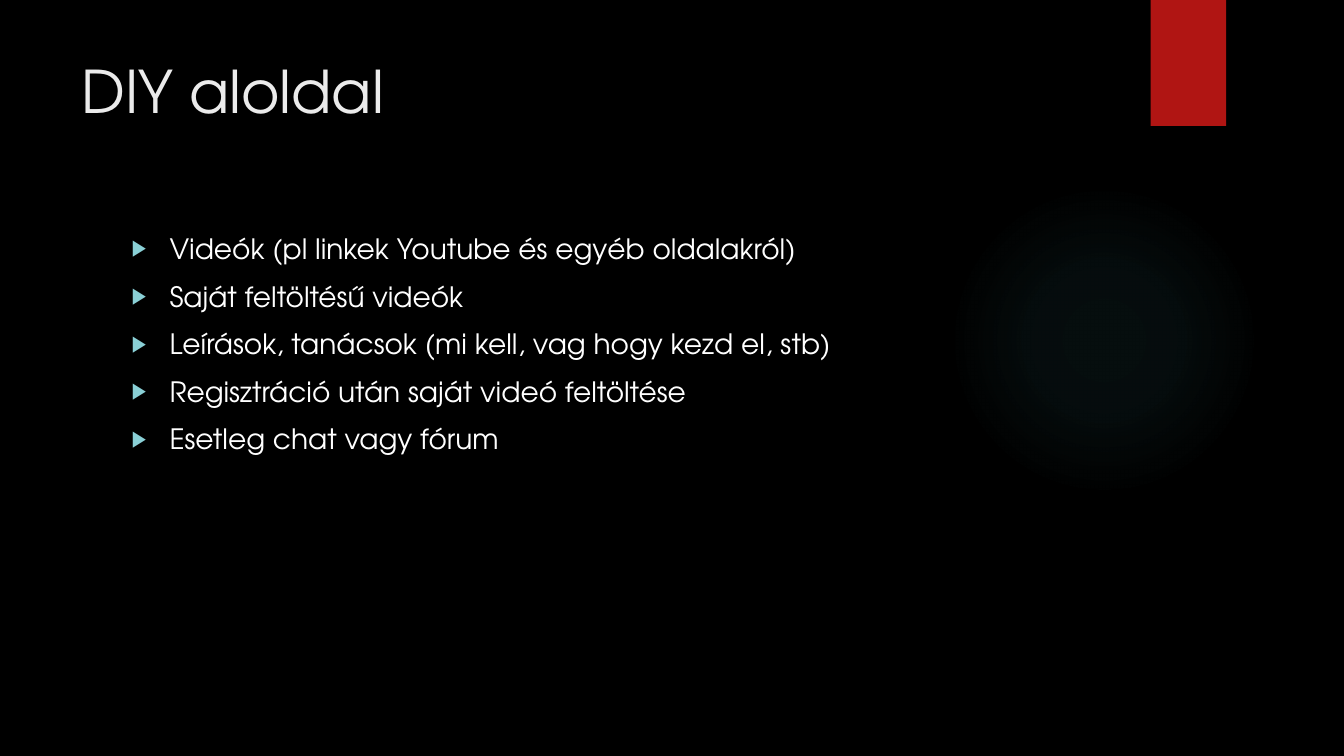
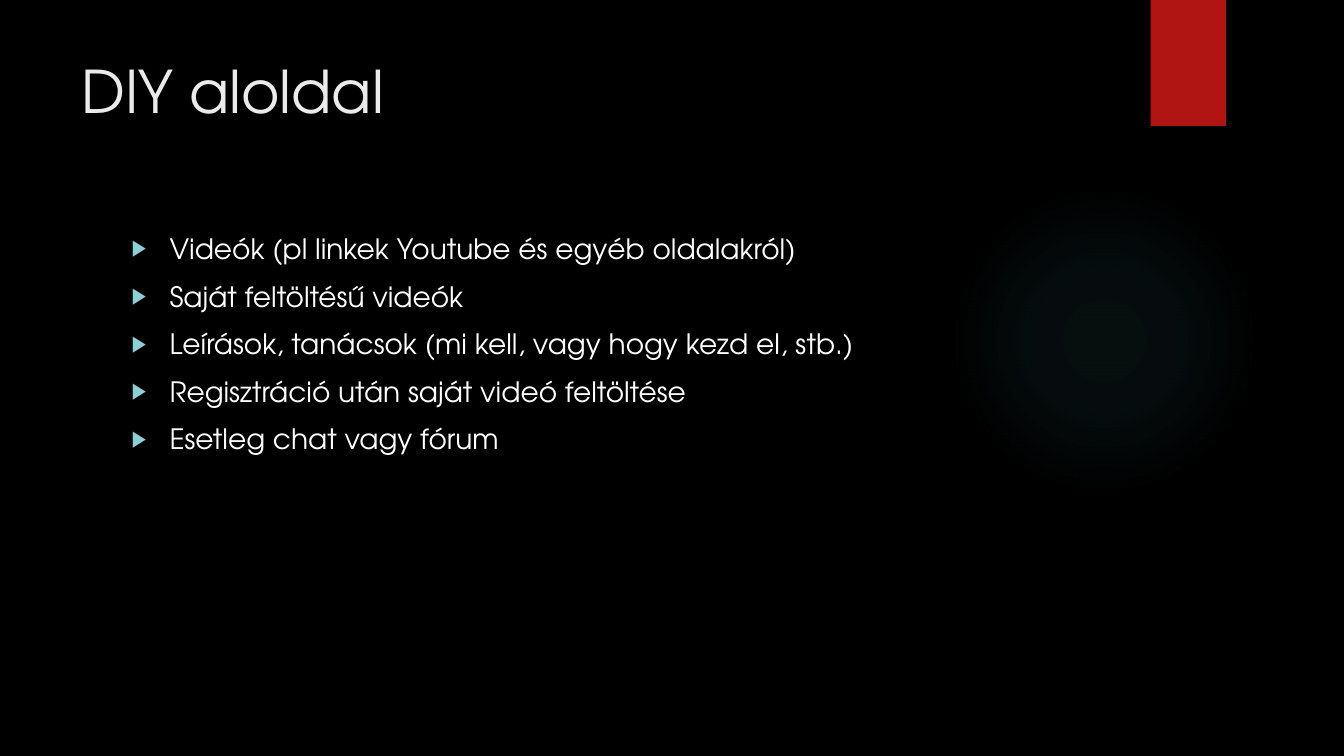
Before and after one commit to And-rea21/Projektmunka1, a slide deck: slide 5 of Szakvizsa projekt.pptx. Drawn at 1344x756 pixels with LibreOffice and Linux fonts; fonts in the diff are those of the drawing; background and template pictures are left out. Boxes give left, top, right and bottom in pixels: in the first picture for what was removed or moved away, otherwise in the second. Text is boxed around its words. In the diff, an @@ line names an element or a change of style, - is before the commit and + after.

```diff
--- a/Szakvizsa projekt.pptx
+++ b/Szakvizsa projekt.pptx
@@ text at bbox=[170, 332, 853, 360]: text changed @@
-▶ Leírások, tanácsok (mi kell, vag hogy kezd el, stb)
+▶ Leírások, tanácsok (mi kell, vagy hogy kezd el, stb.)
```
Also in this commit, not shown: 4 other slides changed, 3 slides added.
